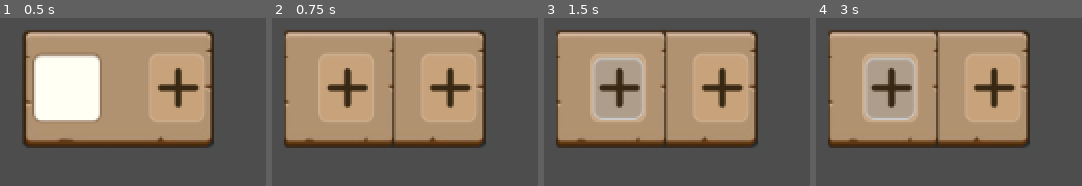
Above: before the commit, frames 1-4 (left to right).
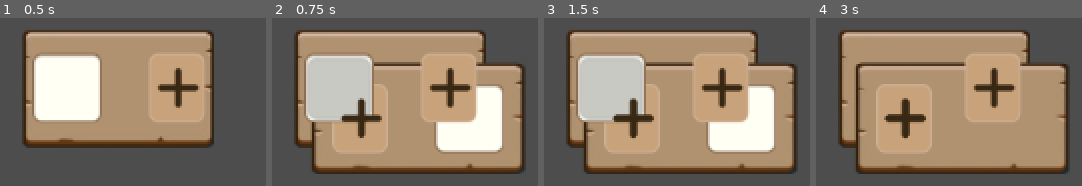
Above: after the commit, the same moments.

Repository: westonkelliher/GodotDemos
Game: Godot game, scene res://tut.tscn
Two runs of this game, one before a commit and one after it. Both use one fixed random seed, a clock stepped at 60 frames per second and the inputs below. After the commit the project has no main scene; this scene is started directly in both runs.
Inputs (mouse positions are in pixels of both pictures, inside the frame that each line leads up to):
- Up to frame 1 (0.5 s): no input
- Up to frame 2 (0.75 s): click (338, 88) at 0.5 s
- Up to frame 3 (1.5 s): click (610, 88) at 1.27 s
- Up to frame 4 (3 s): click (882, 88) at 2.02 s; tap Enter (ui_accept) at 2.75 s

Frame 1 is identical in both runs. In frame 2, 43% of the frame differs, in the area x 4-96%, y 7-93%; in frame 3, 43%; in frame 4, 39%.

Commit message:
test

Diff:
--- a/Slotting/main.tscn
+++ /dev/null
@@ -1,46 +0,0 @@
-[gd_scene load_steps=4 format=3 uid="uid://h1ec52ad1fcm"]
-
-[ext_resource type="PackedScene" uid="uid://dxjosuxow3w0w" path="res://blizock.tscn" id="1_pug54"]
-[ext_resource type="PackedScene" uid="uid://cd2f83prc0neo" path="res://container.tscn" id="2_sn26q"]
-[ext_resource type="PackedScene" uid="uid://7qo6bom0m5js" path="res://my_pan.tscn" id="3_3164y"]
-
-[node name="Main" type="Node2D"]
-
-[node name="Blizock" parent="." instance=ExtResource("1_pug54")]
-offset_left = 135.0
-offset_top = 123.0
-offset_right = 279.0
-offset_bottom = 203.0
-
-[node name="Container" parent="." instance=ExtResource("2_sn26q")]
-offset_left = 176.0
-offset_top = 281.0
-offset_right = 212.0
-offset_bottom = 319.0
-
-[node name="HBoxContainer" type="HBoxContainer" parent="Container"]
-layout_mode = 2
-
-[node name="MyPan" parent="Container/HBoxContainer" instance=ExtResource("3_3164y")]
-layout_mode = 2
-
-[node name="MyPan2" parent="Container/HBoxContainer" instance=ExtResource("3_3164y")]
-layout_mode = 2
-
-[node name="Container" parent="Container/HBoxContainer" instance=ExtResource("2_sn26q")]
-layout_mode = 2
-
-[node name="Blizock" parent="Container/HBoxContainer/Container" instance=ExtResource("1_pug54")]
-layout_mode = 2
-
-[node name="Blizock" parent="Container/HBoxContainer" instance=ExtResource("1_pug54")]
-layout_mode = 2
-
-[node name="MyPan3" parent="Container/HBoxContainer" instance=ExtResource("3_3164y")]
-layout_mode = 2
-
-[node name="CenterContainer" type="CenterContainer" parent="Container/HBoxContainer"]
-layout_mode = 2
-
-[node name="Blizock" parent="Container/HBoxContainer/CenterContainer" instance=ExtResource("1_pug54")]
-layout_mode = 2
--- a/Slotting/slot.gd
+++ b/Slotting/slot.gd
@@ -8,7 +8,7 @@
 	if xx:
 		xx = false
 		remove_child($PanelC)
-		var a = preload("res://blizock.tscn").instantiate()
+		var a = load("res://blizock.tscn").instantiate()
 		#add_child(a)
 		print("it is done")
 		for c in a.get_children():
@@ -18,8 +18,8 @@
 
 
 func _on_button_pressed() -> void:
-	var a = preload("res://blizock.tscn").instantiate()
-	add_child(a)
+	var a = load("res://blizock.tscn").instantiate()
+	$C/C.add_child(a)
 	#$PanelC.queue_free()
 	#remove_child($PanelC)
 	print("press")
--- a/Slotting/slot.tscn
+++ b/Slotting/slot.tscn
@@ -35,9 +35,21 @@
 
 [node name="Slot" type="MarginContainer"]
 custom_minimum_size = Vector2(80, 80)
-offset_right = 70.0
-offset_bottom = 80.0
+anchors_preset = -1
 script = ExtResource("1_0gs4n")
+
+[node name="C" type="Control" parent="."]
+layout_mode = 2
+
+[node name="C" type="MarginContainer" parent="C"]
+layout_mode = 1
+anchors_preset = -1
+anchor_left = 0.25
+anchor_top = 0.287
+anchor_right = 0.25
+anchor_bottom = 0.287
+offset_top = 0.0400009
+offset_bottom = 0.0400009
 
 [node name="PanelC" type="PanelContainer" parent="."]
 custom_minimum_size = Vector2(50, 50)
